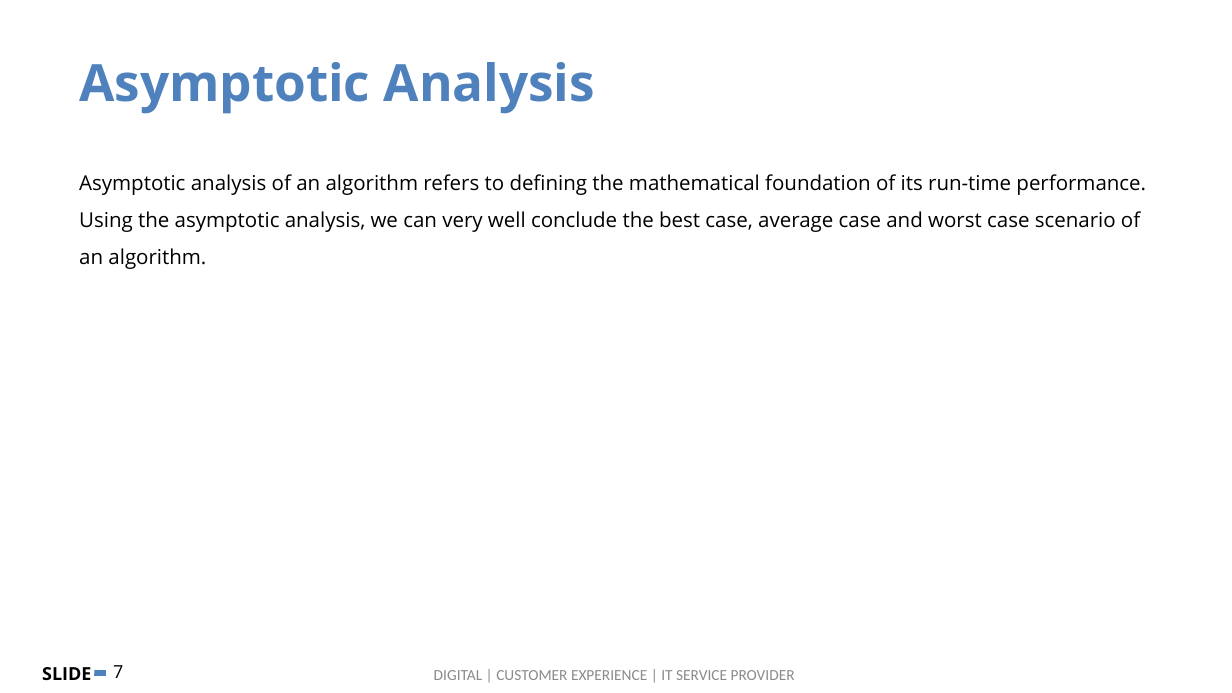
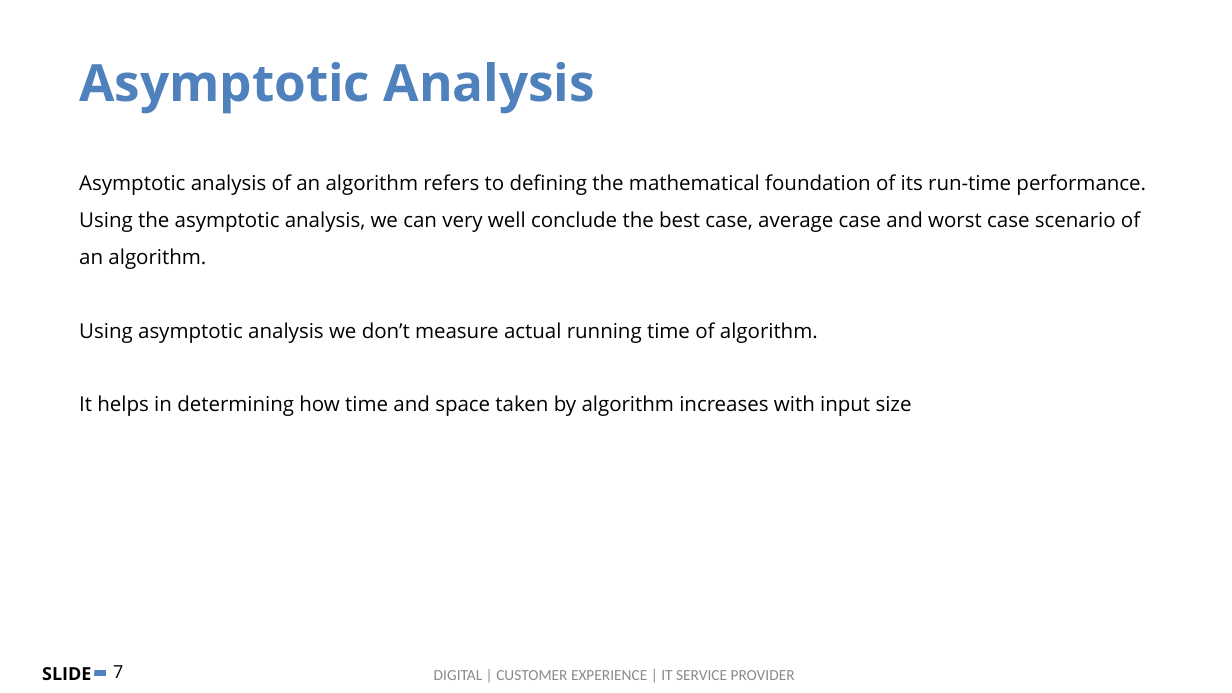
Before and after one commit to zesticio/examples, a slide deck: slide 7 of algorithms/slides/Data Structure & Algorithms.pptx. Drawn at 1232x693 pixels with LibreOffice and Linux fonts; fonts in the diff are those of the drawing. Boxes give left, top, right and bottom in pixels: in the first picture for what was removed or moved away, otherwise in the second. Text is boxed around its words. In the diff, an @@ line names an element or a change of style, - is before the commit and + after.

```diff
--- a/algorithms/slides/Data Structure & Algorithms.pptx
+++ b/algorithms/slides/Data Structure & Algorithms.pptx
@@ text at (79,322,912,416): paragraphs added @@
+Using asymptotic analysis we don’t measure actual running time of algorithm.
+It helps in determining how time and space taken by algorithm increases with input size
```
Also in this commit, not shown: 1 slide added.
